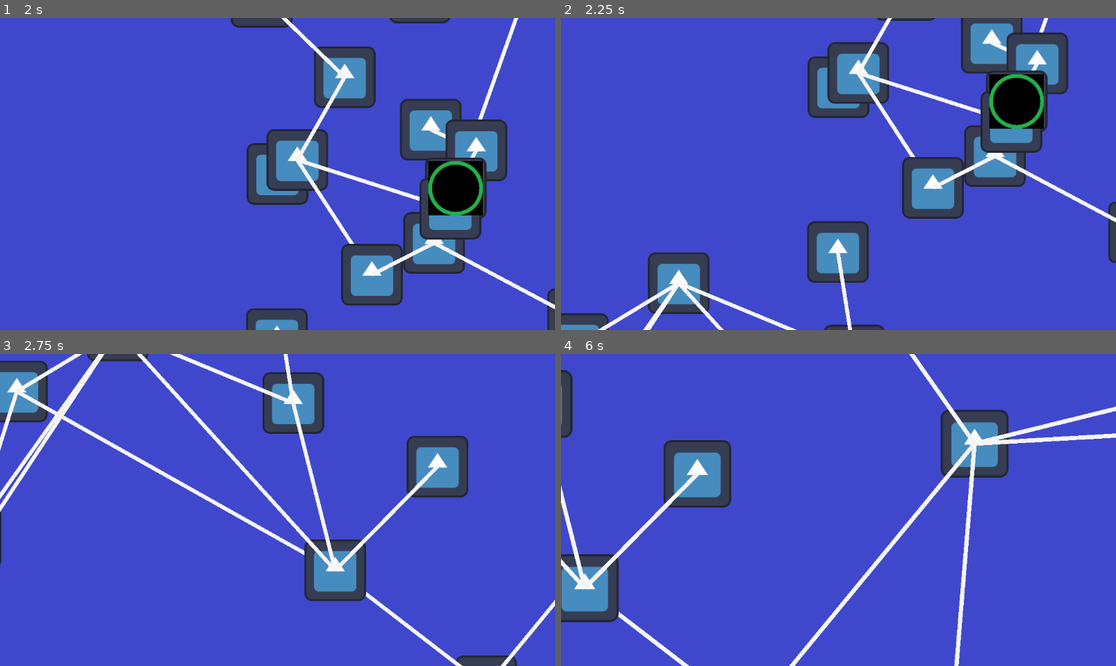
Above: before the commit, frames 1-4 (two rows, left to right).
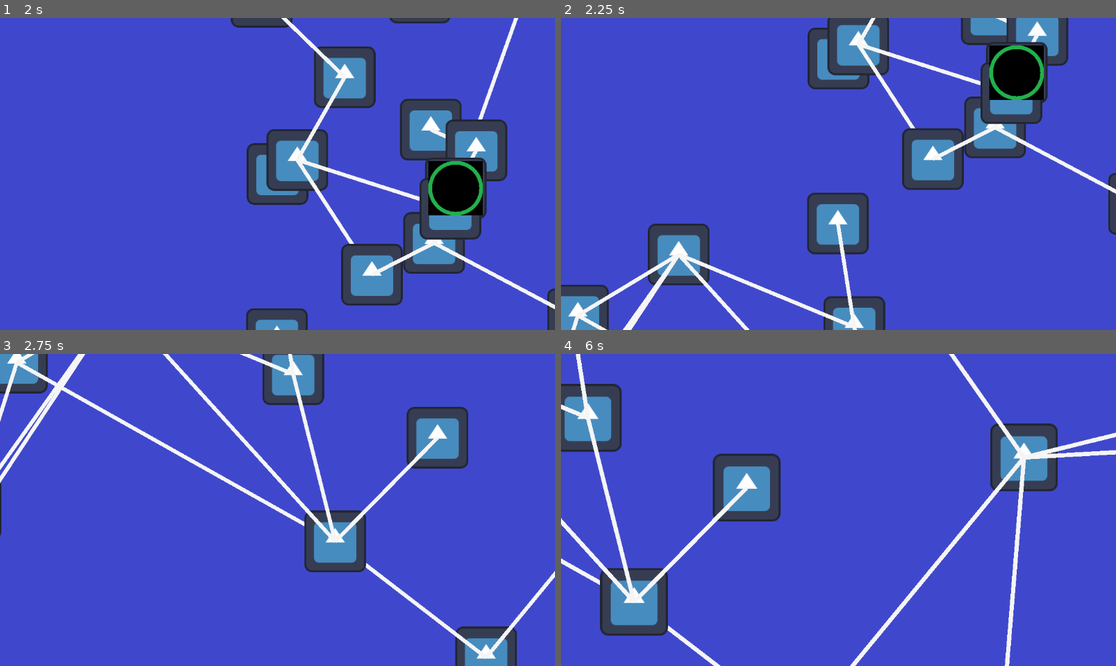
Above: after the commit, the same moments.

Repository: Jimmy-Jazz-x/StarGame
Game: Godot game, scene res://UI/MainMenu.tscn
The game is run twice, just before and just after one commit, with the same random seed, the same clock (stepped at 60 frames per second) and the same inputs. The engine's default icon, where the game draws it, is replaced by a stand-in: a white triangle on a blue panel in a dark square.
Inputs (mouse positions are in pixels of both pictures, inside the frame that each line leads up to):
- Up to frame 1 (2 s): click (277, 183) at 0.5 s; click "Robot Collective" at 1.25 s
- Up to frame 2 (2.25 s): tap Enter (ui_accept) at 2 s; move the mouse to (960, 158) at 2.02 s; hold Down (CamDown) from 2.03 s (still down)
- Up to frame 3 (2.75 s): keep holding Down (CamDown); tap Enter (ui_accept) at 2.27 s
- Up to frame 4 (6 s): move the mouse to (727, 525) at 2.77 s; release Down (CamDown) at 2.78 s; tap Left (CamLeft) at 2.85 s; tap Enter (ui_accept) at 3.02, 3.5, 4.52, 5, 5.27, 5.75 s; move the mouse to (894, 441) at 3.52 s; hold Right (CamRight) 3.53-4.28 s; move the mouse to (810, 572) at 4.27 s; tap Up (CamUp) at 4.35 s; move the mouse to (1005, 556) at 5.02 s; press the mouse at (1005, 556) at 5.03 s; move the mouse to (672, 463) at 5.77 s; release the mouse at (672, 463) at 5.78 s; tap Mouse wheel up (Zoom In) at 5.85 s

Frame 1 is identical in both runs. In frame 2, 23% of the frame differs, in the area x 0-100%, y 0-100%; in frame 3, 17%; in frame 4, 20%.

Commit message:
Updated Menu Music

Diff:
--- a/Gameplay/Camera2D.gd
+++ b/Gameplay/Camera2D.gd
@@ -22,7 +22,7 @@
 		dragging = false
 	if InputEventMouseMotion and dragging:
 		print(str(get_global_mouse_position()))
-		self.position = (mouse_start_pos - get_global_mouse_position()) + screen_start_position
+		self.position = (mouse_start_pos - get_global_mouse_position()) * 10 + screen_start_position
 
 	elif Input.is_action_just_released("Zoom In"):
 		zoom += ZoomSpeed
--- a/Gameplay/Map.tscn
+++ b/Gameplay/Map.tscn
@@ -8055,7 +8055,6 @@
 script = ExtResource("1_2bpvo")
 
 [node name="MainCam2D" type="Camera2D" parent="."]
-position_smoothing_enabled = true
 position_smoothing_speed = 20.0
 script = ExtResource("4_7u8ky")
 
Not shown, removed: Audio/MenuMusic0.1.mp3.import
Not shown, added: Audio/MenuMusic.2.mp3
Not shown, removed: Audio/MenuMusic0.1.mp3
